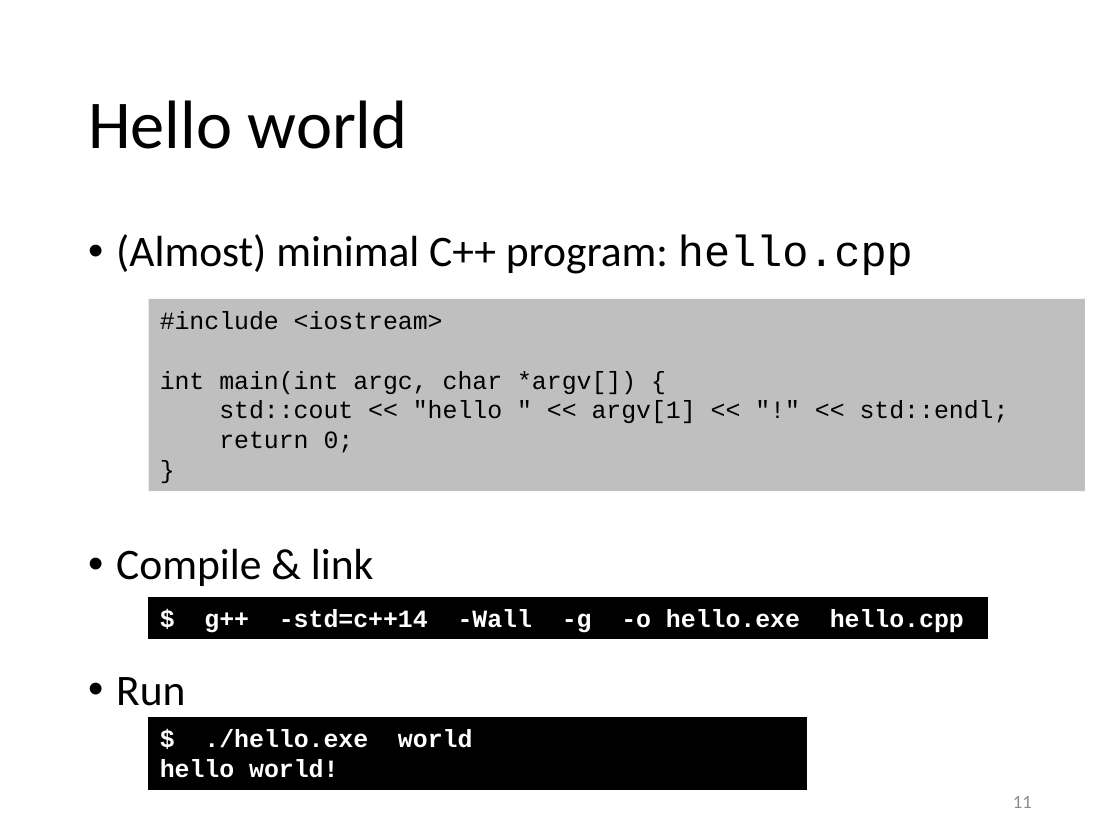
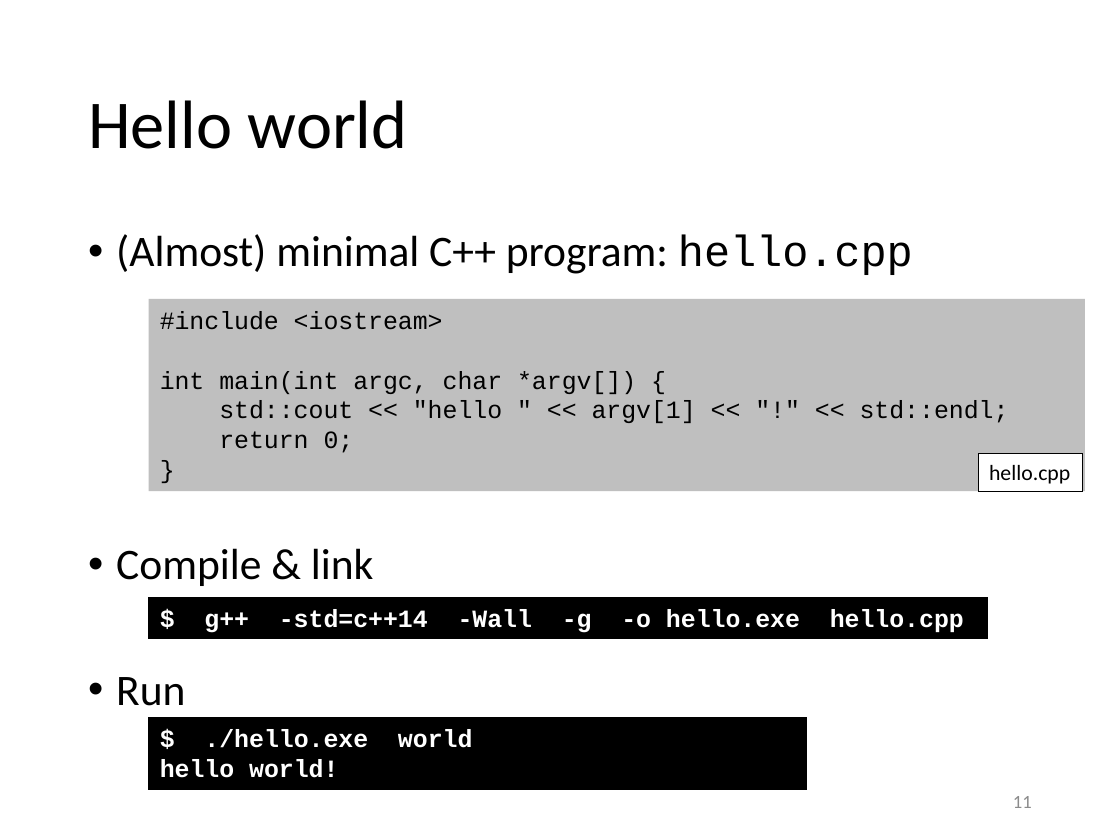
Before and after one commit to gjbex/Scientific-C-plus-plus, a slide deck: slide 11 of scientific_cpp.pptx. Drawn at 1120x840 pixels with LibreOffice and Linux fonts; fonts in the diff are those of the drawing. Boxes give left, top, right and bottom in pixels: in the first picture for what was removed or moved away, otherwise in the second. Text is boxed around its words. In the diff, an @@ line names an element or a change of style, - is before the commit and + after.

```diff
--- a/scientific_cpp.pptx
+++ b/scientific_cpp.pptx
@@ rectangle added at (978,454,1083,492), fill #FFFFFF, outline #000000 0.75 pt, 14 pt, text #000000 @@
+hello.cpp
```
Also in this commit, not shown: 3 other slides changed.
